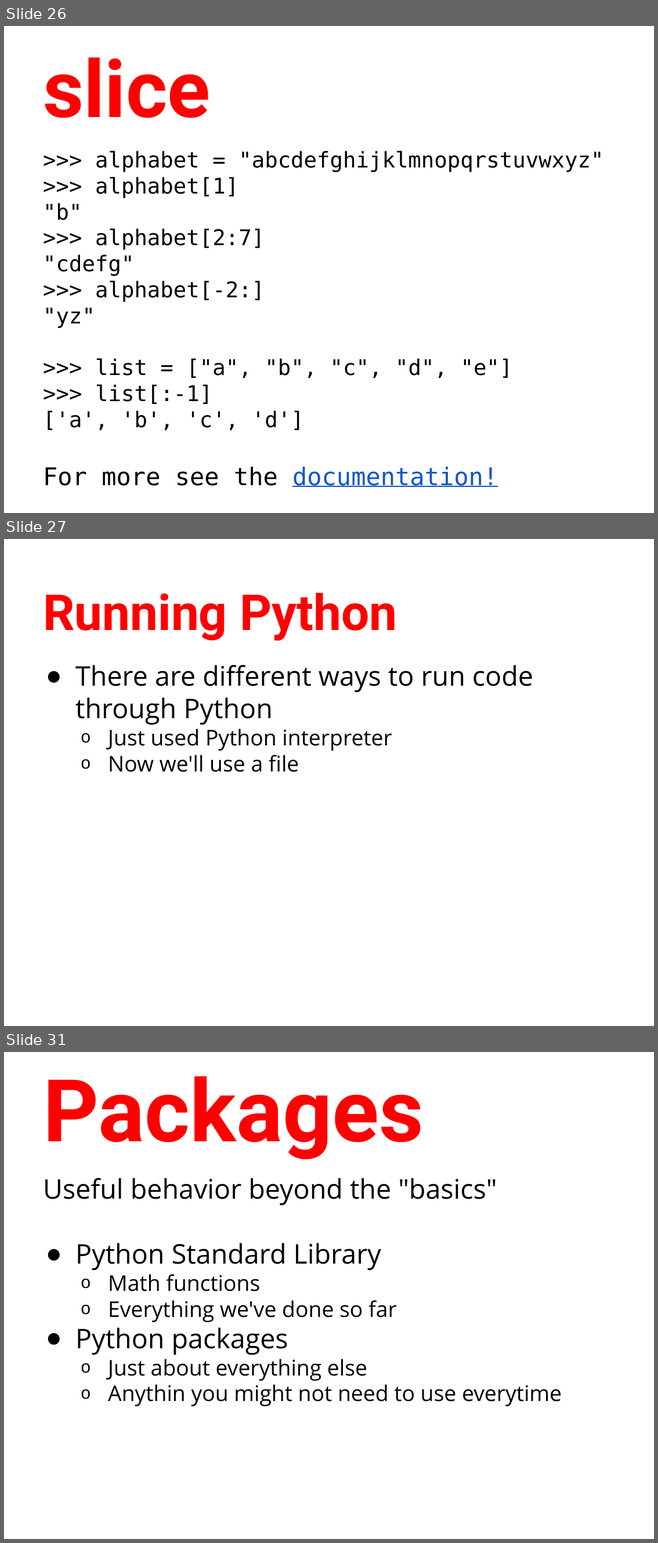
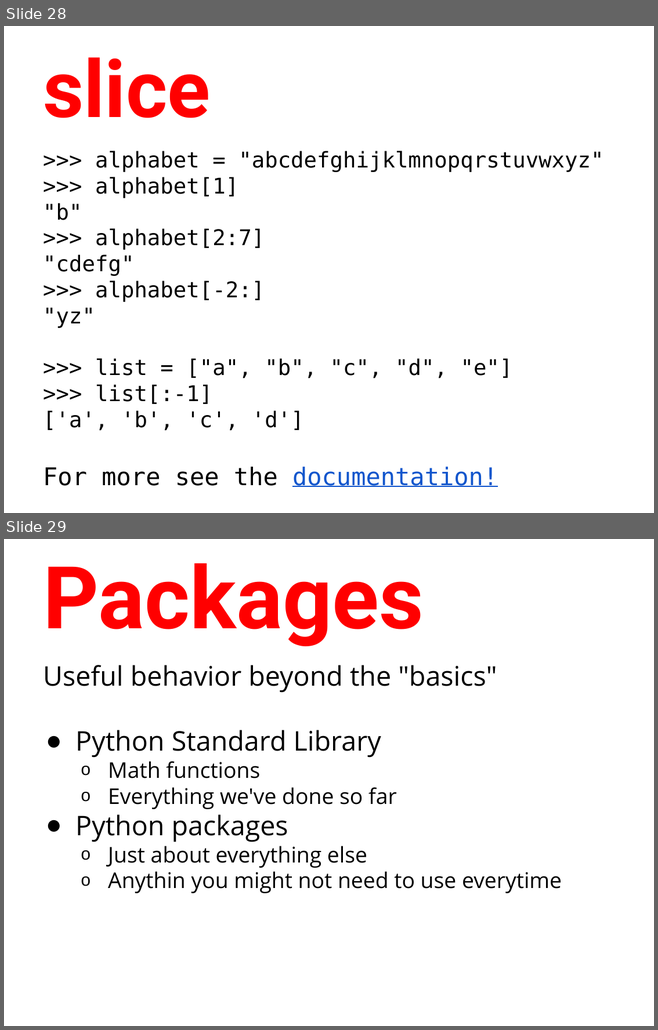
Before and after one commit to humanitiesprogramming/slides, a slide deck: 2018/python/Python Programming Concepts II.pptx. Shown one above the other, each under a label of ours: slides 26, 27 and 31 before the commit, slides 28 and 29 after it; the slides between them are not shown. The pictures are 658x1543 and 658x1030 pixels, drawn with LibreOffice and Linux fonts; fonts in the diff are those of the drawing. Boxes give left, top, right and bottom in pixels: in the first picture for what was removed or moved away, otherwise in the second. Text is boxed around its words. In the diff, an @@ line names an element or a change of style, - is before the commit and + after.

```diff
--- a/2018/python/Python Programming Concepts II.pptx
+++ b/2018/python/Python Programming Concepts II.pptx
@@ slide 27 removed at box(4, 539, 654, 1026), background #FFFFFF @@
@@ title removed at box(43, 593, 397, 641) @@
-Running Python
@@ text removed at box(75, 665, 533, 772) @@
-● There are different ways to run code through Python
-  o Just used Python interpreter
-  o Now we'll use a file
@@ what was slide 26 is now slide 28 @@
@@ what was slide 31 is now slide 29 @@
```
Also in this commit, not shown: 4 slides changed, 2 slides added, 3 other slides removed, 1 other file.
